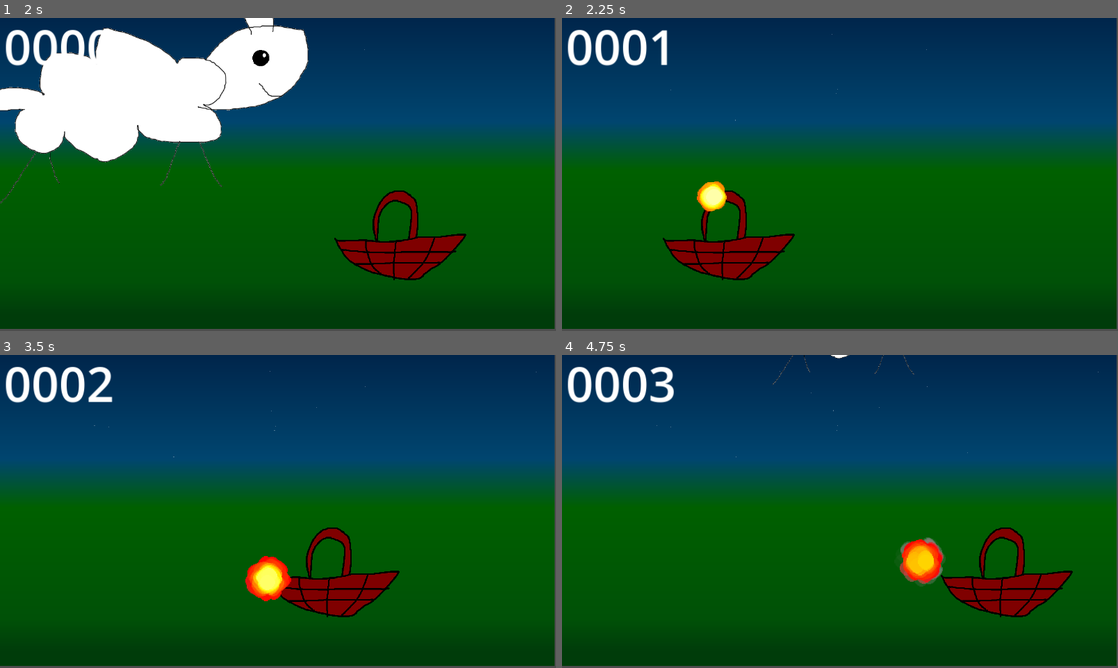
Above: before the commit, frames 1-4 (two rows, left to right).
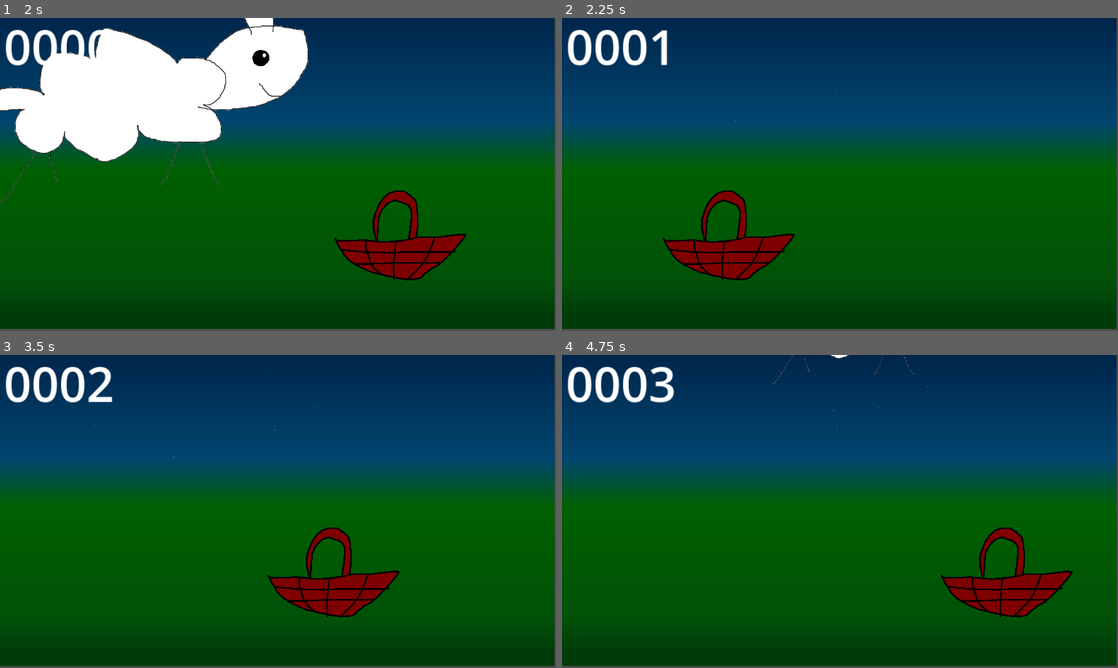
Above: after the commit, the same moments.

Repository: Glow-Project/gwj-55
Game: Godot game, scene res://menu.tscn
Same seed, same stepped clock (60 frames per second), same inputs: the game is played once before the commit and once after it.
Inputs (mouse positions are in pixels of both pictures, inside the frame that each line leads up to):
- Up to frame 1 (2 s): click (278, 205) at 0.5 s; tap Enter at 1.25 s; move the mouse to (400, 158) at 1.27 s
- Up to frame 2 (2.25 s): move the mouse to (728, 190) at 2.02 s
- Up to frame 3 (3.5 s): move the mouse to (333, 442) at 2.77 s
- Up to frame 4 (4.75 s): move the mouse to (812, 574) at 3.52 s; move the mouse to (1006, 558) at 4.27 s

Frame 1 is identical in both runs. In frame 2, 0.4% of the frame differs, in the area x 24-30%, y 52-62%; in frame 3, 0.9%; in frame 4, 1.0%, in the area x 60-69%, y 58-74%.

Commit message:
repo: add explosion sounds + free sheeps on reaching abyss

Diff:
--- a/explosion.gd
+++ b/explosion.gd
@@ -3,7 +3,3 @@
 class_name Explosion
 
 @export var size = 1.0
-
-func _ready() -> void:
-	process_material.scale_min = 1 + size
-	process_material.scale_max = 1 + size
--- a/explosion.tscn
+++ b/explosion.tscn
@@ -15,12 +15,11 @@
 direction = Vector3(0, 0, 0)
 spread = 180.0
 gravity = Vector3(0, 0, 0)
-initial_velocity_min = 130.0
-initial_velocity_max = 130.0
+initial_velocity_min = 400.0
+initial_velocity_max = 400.0
 orbit_velocity_min = 0.0
 orbit_velocity_max = 0.0
-scale_min = 0.1
-scale_max = 0.5
+scale_min = 0.2
 color_ramp = SubResource("GradientTexture1D_7fuc4")
 
 [node name="Explosion" type="GPUParticles2D"]
--- a/game.gd
+++ b/game.gd
@@ -2,11 +2,28 @@
 
 var explosion_scene = preload("res://explosion.tscn")
 
+var explosions = [
+	preload("res://explosion_1.mp3"),
+	preload("res://explosion_2.mp3")
+]
+
 func _on_basket_item_collected(body:Node2D):
+	body.queue_free()
+
+	$Counter.add_score(1)
+
+
+func _on_spawner_sheep_reached_abyss(body):
 	var explosion:Explosion = explosion_scene.instantiate()
 	explosion.global_position = body.global_position
 	add_child(explosion)
+
+	var fx = AudioStreamPlayer.new()
+	fx.stream = explosions[randi_range(0,len(explosions)-1)]
+	add_child(fx)
+	fx.play()
+
+
 	explosion.emitting = true
+
 	body.queue_free()
-
-	$Counter.add_score(1)
--- a/game.tscn
+++ b/game.tscn
@@ -13,7 +13,7 @@
 [node name="Background" parent="." instance=ExtResource("2_hdh55")]
 
 [node name="AbyssPoint" type="Marker2D" parent="."]
-position = Vector2(582, 666)
+position = Vector2(579, 609)
 scale = Vector2(0.5, 0.5)
 
 [node name="Basket" parent="." instance=ExtResource("3_1r1d0")]
@@ -25,7 +25,8 @@
 [node name="SpawnerX2" type="Marker2D" parent="."]
 position = Vector2(965, -67)
 
-[node name="Spawner" parent="." node_paths=PackedStringArray("left_point", "right_point") instance=ExtResource("3_ruxjr")]
+[node name="Spawner" parent="." node_paths=PackedStringArray("abyss_point", "left_point", "right_point") instance=ExtResource("3_ruxjr")]
+abyss_point = NodePath("../AbyssPoint")
 left_point = NodePath("../SpawnerX1")
 right_point = NodePath("../SpawnerX2")
 
@@ -46,3 +47,4 @@
 autoplay = true
 
 [connection signal="item_collected" from="Basket" to="." method="_on_basket_item_collected"]
+[connection signal="sheep_reached_abyss" from="Spawner" to="." method="_on_spawner_sheep_reached_abyss"]
--- a/sheep.gd
+++ b/sheep.gd
@@ -3,7 +3,7 @@
 
 signal abyss_reached(body:Node2D)
 
-@export var abyss_y = 0.0
+@export var abyss_point:Marker2D
 @export_range(0.5,5) var speed = 1.0
 @export_range(0.2,1) var size = 1.0
 
@@ -16,7 +16,8 @@
 	gravity_scale = speed
 
 func _process(delta)->void:
-	if global_position.y <= abyss_y and  !signal_emitted:
+	if global_position.y > abyss_point.position.y and !signal_emitted:
+		signal_emitted = true
 		emit_signal("abyss_reached", self)
 
 func random()->void:
--- a/spawner.gd
+++ b/spawner.gd
@@ -1,8 +1,10 @@
 extends Node2D
+
+signal sheep_reached_abyss(body:Node2D)
 
 var sheep_scene = preload("res://sheep.tscn")
 
-@export var abyss_y:int
+@export var abyss_point:Marker2D
 @export var left_point:Marker2D
 @export var right_point:Marker2D
 
@@ -15,14 +17,18 @@
 func _process(delta):
 	pass
 
-
 func _on_timer_timeout():
 	var sheep:Sheep = sheep_scene.instantiate()
+	sheep.connect("abyss_reached", _on_abyss_reached)
 	sheep.random()
-	sheep.abyss_y = abyss_y
+	sheep.abyss_point = abyss_point
 	add_child(sheep)
 	sheep.global_position.x = randf_range(
 		left_point.global_position.x,
 		right_point.global_position.x
 		)
 	sheep.global_position.y = left_point.position.y
+
+func _on_abyss_reached(body:Node2D):
+	print_debug("lol")
+	emit_signal("sheep_reached_abyss", body)
Not shown, added: explosion_1.mp3.import
Not shown, added: explosion_2.mp3.import
Not shown, added: explosion_1.mp3
Not shown, added: explosion_2.mp3
